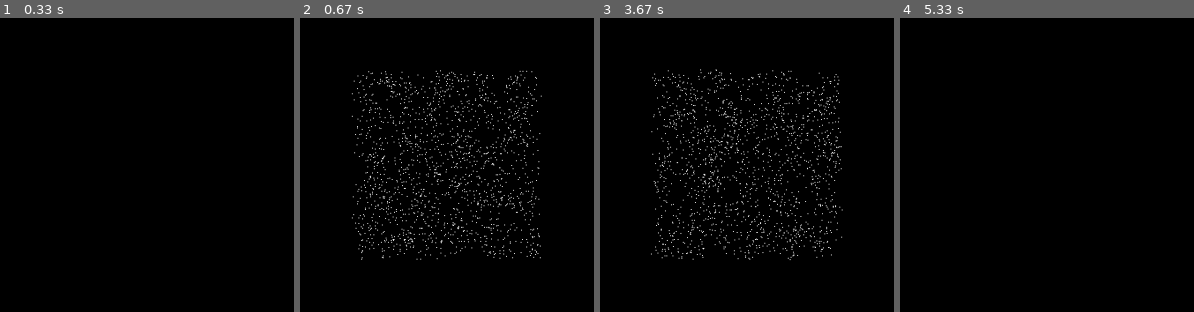
Above: before the commit, frames 1-4 (left to right).
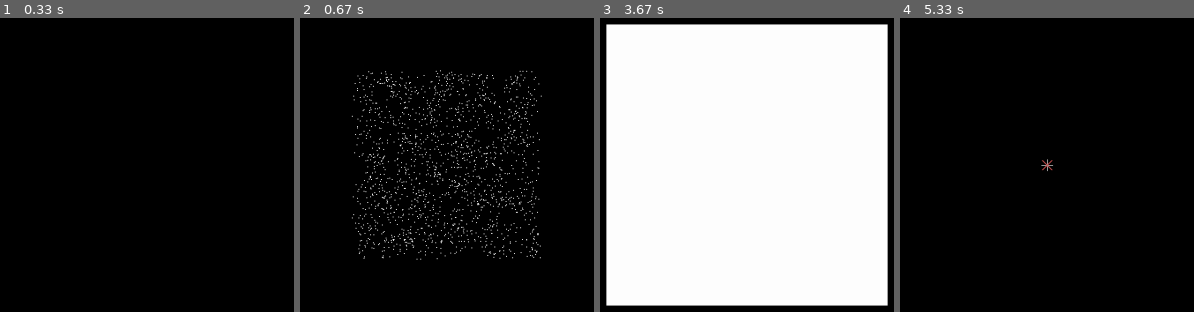
Above: after the commit, the same moments.

Repository: eleweek/EEG_entrainment
Game: pygame game, started from scripts/run_trials.py
Two runs of this game, one before a commit and one after it. Both use one fixed random seed, a clock stepped at 60 frames per second and the inputs below.
Inputs:
- Up to frame 1 (0.33 s): no input
- Up to frame 2 (0.67 s): hold Esc from 0.33 s (still down)
- Up to frame 3 (3.67 s): release Esc at 0.8 s; hold Right 0.83-1.3 s
- Up to frame 4 (5.33 s): hold Left from 5 s (still down)

Frame 1 is identical in both runs. In frame 2, 2.1% of the frame differs, in the area x 17-82%, y 18-83%; in frame 3, 92%, in the area x 2-98%, y 2-98%; in frame 4, less than 0.1%.

Commit message:
Trial runner: add feedback

Diff:
--- a/scripts/run_trials.py
+++ b/scripts/run_trials.py
@@ -79,6 +79,92 @@
     screen.fill((0, 0, 0))
     pygame.display.flip()
 
+    # after clearing the screen post-stimulus
+    W, H = screen.get_size()
+    center = (W // 2, H // 2)
+
+    screen.fill((0, 0, 0))
+    draw_fixation(screen, center)
+    pygame.display.flip()
+
+    ground_truth_side = 'left' if angle_deg == 0.0 else 'right'
+
+    resp_key, correct, rt_ms, timed_out = collect_response_with_feedback(
+        screen, center,
+        timeout_ms=1300,
+        show_feedback=True,
+        correct_side=ground_truth_side    # 'left' or 'right' for that trial
+    )
+
+
+# --- fixation + feedback glyphs ---
+def draw_fixation(screen, center, color=(160,160,160)):
+    x,y = center; s=12; w=2
+    pygame.draw.line(screen, color, (x-s, y), (x+s, y), w)
+    pygame.draw.line(screen, color, (x, y-s), (x, y+s), w)
+
+def draw_tick(screen, center):
+    x,y = center; w=3
+    pygame.draw.lines(screen, (80,200,80), False,
+                      [(x-10, y+2), (x-2, y+10), (x+12, y-8)], w)
+
+def draw_cross(screen, center):
+    x,y = center; w=3
+    pygame.draw.line(screen, (200,80,80), (x-10,y-10), (x+10,y+10), w)
+    pygame.draw.line(screen, (200,80,80), (x-10,y+10), (x+10,y-10), w)
+
+def draw_timeout(screen, center):
+    x,y = center; w=3
+    pygame.draw.circle(screen, (200,180,60), (x,y), 10, w)
+
+# --- response collection with timeout + feedback ---
+def collect_response_with_feedback(screen, center, timeout_ms=1300,
+                                   show_feedback=True, correct_side='left'):
+    """
+    Wait for LEFT/RIGHT within timeout_ms.
+    Returns (resp_key, correct_bool, rt_ms, timed_out)
+    """
+    pygame.event.clear()
+    t0 = time.perf_counter()
+    resp_key = None; rt_ms = None
+
+    while (time.perf_counter() - t0) * 1000 < timeout_ms:
+        for e in pygame.event.get():
+            if e.type == pygame.QUIT: raise SystemExit
+            if e.type == pygame.KEYDOWN:
+                if e.key in (pygame.K_LEFT, pygame.K_RIGHT):
+                    resp_key = e.key
+                    rt_ms = int((time.perf_counter() - t0) * 1000)
+                    break
+                if e.key == pygame.K_ESCAPE: raise SystemExit
+        if resp_key is not None:
+            break
+        pygame.time.delay(1)
+
+    timed_out = resp_key is None
+    # decide correctness (you set the ground truth elsewhere)
+    is_left_correct = (correct_side == 'left')
+    if not timed_out:
+        said_left = (resp_key == pygame.K_LEFT)
+        correct = (said_left == is_left_correct)
+    else:
+        correct = False
+
+    if show_feedback:
+        # neutral background, then small glyph at fixation for 100 ms
+        # (paper used a tick/cross at fixation, 100 ms)
+        screen.fill((0,0,0))
+        draw_fixation(screen, center)
+        if timed_out:
+            draw_timeout(screen, center)
+        else:
+            (draw_tick if correct else draw_cross)(screen, center)
+        pygame.display.flip()
+        pygame.time.delay(100)
+
+    return resp_key, correct, rt_ms if rt_ms is not None else -1, timed_out
+
+
 def demo():
     pygame.init()
     WIDTH, HEIGHT = 1920, 1080
@@ -105,10 +191,11 @@
         cond = conds[trial % 2]
         delay = random.choice([1,2,3]) + (0.5 if cond == "T" else 0.0)
 
+        angle_deg = 0.0 if random.random() < 0.5 else 90.0
         run_trial(
             screen, aperture_rect, flicker_rect,
             freq_hz=10.0, cycles=15, delay_cycles=delay, stim_ms=200,
-            angle_deg=45.0, snr=0.24, density=0.03, shift_px=14, dot_radius_px=1,
+            angle_deg=angle_deg, snr=0.24, density=0.03, shift_px=14, dot_radius_px=1,
             handed="cw",
             target_min_refresh_rate=120.0, target_max_refresh_rate=120.0,
         )
